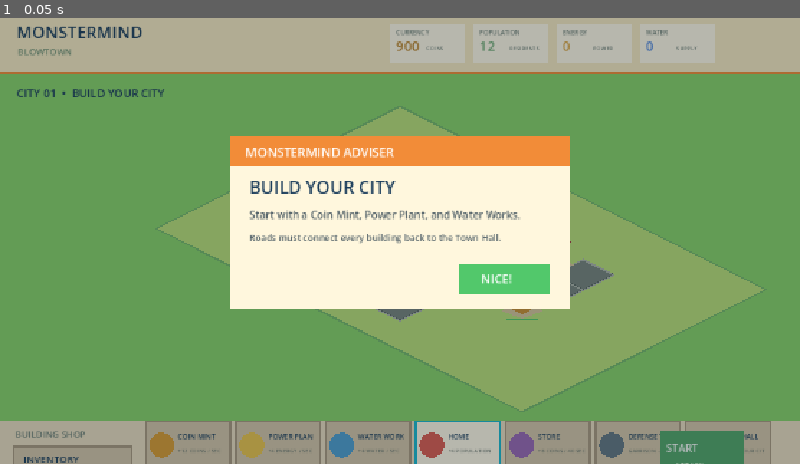
Above: before the commit, frame 1.
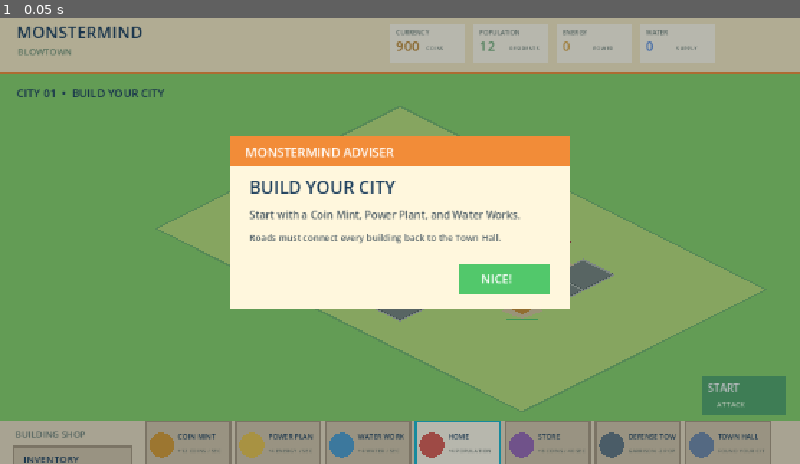
Above: after the commit, the same moment.

Repository: CyleA25088/Monstermind-reborn
Game: Godot game, scene res://node_2d.tscn
Same seed, same stepped clock (60 frames per second), same inputs: the game is played once before the commit and once after it.
Inputs:
- Up to frame 1 (0.05 s): no input

The runs differ from the first frame. In frame 1, 1.7% of the frame differs, in the area x 82-99%, y 80-100%.

Commit message:
moved the attack and build button to the top right of the shop instead of covering it

Diff:
--- a/new-game-project/monstermind_game.gd
+++ b/new-game-project/monstermind_game.gd
@@ -308,6 +308,13 @@
 	draw_string(ui_font, position + Vector2(8, 39), "%d" % value, HORIZONTAL_ALIGNMENT_LEFT, -1, 19, color)
 	draw_string(ui_font, position + Vector2(52, 38), suffix, HORIZONTAL_ALIGNMENT_LEFT, -1, 8, Color("#6f7f76"))
 
+func _attack_phase_button_rect() -> Rect2:
+	# Keep the phase button clear of the shop cards by anchoring it above the
+	# deck's top-right corner, with the same right inset as the HUD.
+	var viewport_size := get_viewport_rect().size
+	var button_width := minf(120.0, maxf(0.0, viewport_size.x - 16.0))
+	return Rect2(maxf(8.0, viewport_size.x - button_width - 20.0), HUD_BOTTOM - 64.0, button_width, 56.0)
+
 func _draw_deck() -> void:
 	var w := get_viewport_rect().size.x
 	draw_rect(Rect2(0, HUD_BOTTOM, w, get_viewport_rect().size.y - HUD_BOTTOM), Color("#e9dcc0"))
@@ -329,14 +336,15 @@
 		draw_string(ui_font, rect.position + Vector2(46, 45), card.stat, HORIZONTAL_ALIGNMENT_LEFT, rect.size.x - 52, 8, Color("#6a756d"))
 		draw_rect(Rect2(rect.position + Vector2(46, 62), Vector2(54, 23)), Color("#efd36b"))
 		draw_string(ui_font, rect.position + Vector2(55, 79), "%d C" % card.cost, HORIZONTAL_ALIGNMENT_LEFT, -1, 12, Color("#614b26"))
+	var attack_button := _attack_phase_button_rect()
 	if build_phase:
-		draw_rect(Rect2(w - 200, HUD_BOTTOM + 15, 120, 76), Color("#52a66a"))
-		draw_string(ui_font, Vector2(w - 193, HUD_BOTTOM + 46), "START", HORIZONTAL_ALIGNMENT_LEFT, -1, 15, Color.WHITE)
-		draw_string(ui_font, Vector2(w - 180, HUD_BOTTOM + 68), "ATTACK", HORIZONTAL_ALIGNMENT_LEFT, -1, 11, Color("#e8ffdf"))
+		draw_rect(attack_button, Color("#52a66a"))
+		draw_string(ui_font, attack_button.position + Vector2(7, 23), "START", HORIZONTAL_ALIGNMENT_LEFT, -1, 15, Color.WHITE)
+		draw_string(ui_font, attack_button.position + Vector2(20, 45), "ATTACK", HORIZONTAL_ALIGNMENT_LEFT, -1, 11, Color("#e8ffdf"))
 	else:
-		draw_rect(Rect2(w - 200, HUD_BOTTOM + 15, 120, 76), Color("#d8544d"))
-		draw_string(ui_font, Vector2(w - 193, HUD_BOTTOM + 46), "END", HORIZONTAL_ALIGNMENT_LEFT, -1, 17, Color.WHITE)
-		draw_string(ui_font, Vector2(w - 184, HUD_BOTTOM + 68), "ATTACK", HORIZONTAL_ALIGNMENT_LEFT, -1, 11, Color("#ffe6bf"))
+		draw_rect(attack_button, Color("#d8544d"))
+		draw_string(ui_font, attack_button.position + Vector2(7, 23), "END", HORIZONTAL_ALIGNMENT_LEFT, -1, 17, Color.WHITE)
+		draw_string(ui_font, attack_button.position + Vector2(16, 45), "ATTACK", HORIZONTAL_ALIGNMENT_LEFT, -1, 11, Color("#ffe6bf"))
 
 func _draw_inventory_panel() -> void:
 	if not inventory_open:
@@ -793,15 +801,14 @@
 	if Rect2(20, HUD_BOTTOM + 38, 170, 54).has_point(mouse):
 		inventory_open = not inventory_open
 		return
-	if not build_phase and Rect2(get_viewport_rect().size.x - 200, HUD_BOTTOM + 15, 120, 76).has_point(mouse):
-		build_phase = true
-		monsters.clear()
-		selected_card = "home"
-		monster_preview_grid = Vector2i(-1, -1)
-		adviser = "Attack ended. Build defenses and expand your city."
-		return
-	if build_phase and Rect2(get_viewport_rect().size.x - 200, HUD_BOTTOM + 15, 120, 76).has_point(mouse):
-		if _has_town_hall_anywhere():
+	if _attack_phase_button_rect().has_point(mouse):
+		if not build_phase:
+			build_phase = true
+			monsters.clear()
+			selected_card = "home"
+			monster_preview_grid = Vector2i(-1, -1)
+			adviser = "Attack ended. Build defenses and expand your city."
+		elif _has_town_hall_anywhere():
 			build_phase = false
 			mission_time = 180.0
 			selected_card = "ape"
